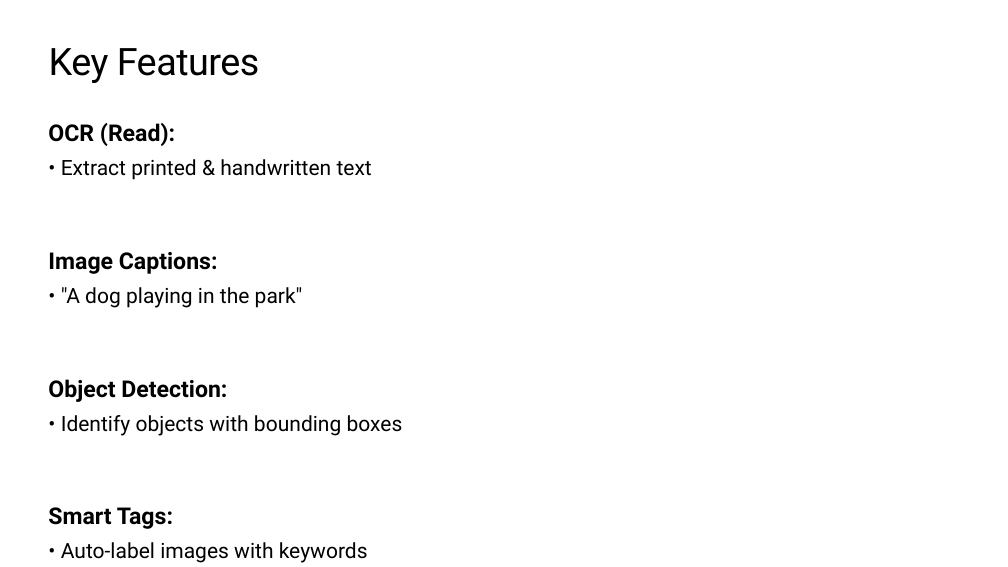
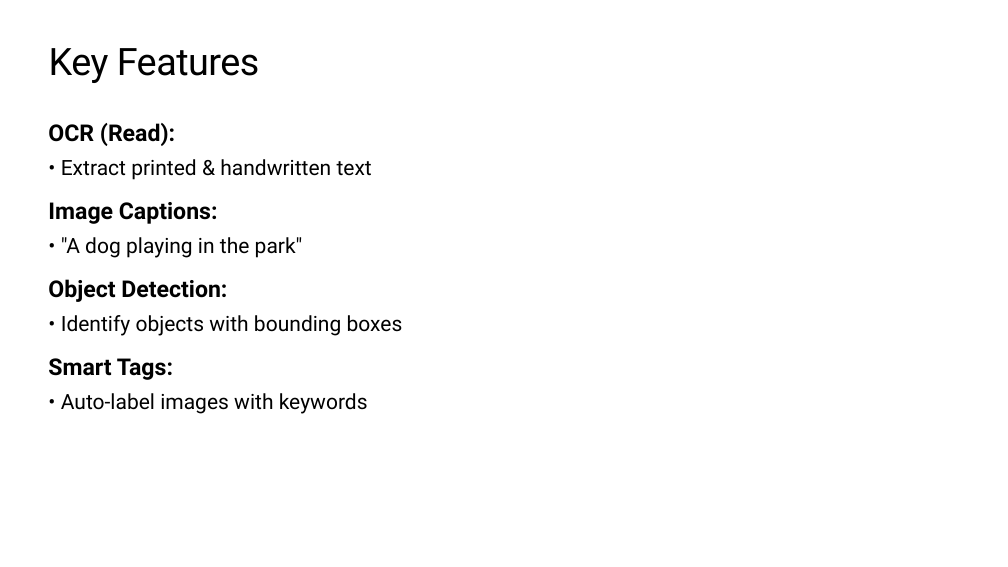
Before and after one commit to jainal09/azure-ai-vision-workshop, a slide deck: slide 7 of Azure_AI_Vision_Workshop.pptx. Drawn at 1008x567 pixels with LibreOffice and Linux fonts; fonts in the diff are those of the drawing; background and template pictures are left out. Boxes give left, top, right and bottom in pixels: in the first picture for what was removed or moved away, otherwise in the second. Text is boxed around its words. In the diff, an @@ line names an element or a change of style, - is before the commit and + after.

```diff
--- a/Azure_AI_Vision_Workshop.pptx
+++ b/Azure_AI_Vision_Workshop.pptx
@@ text "OCR (Read):" rewrapped from box(48, 123, 403, 563) to box(48, 123, 403, 414) @@
```
Also in this commit, not shown: 2 other slides changed.
